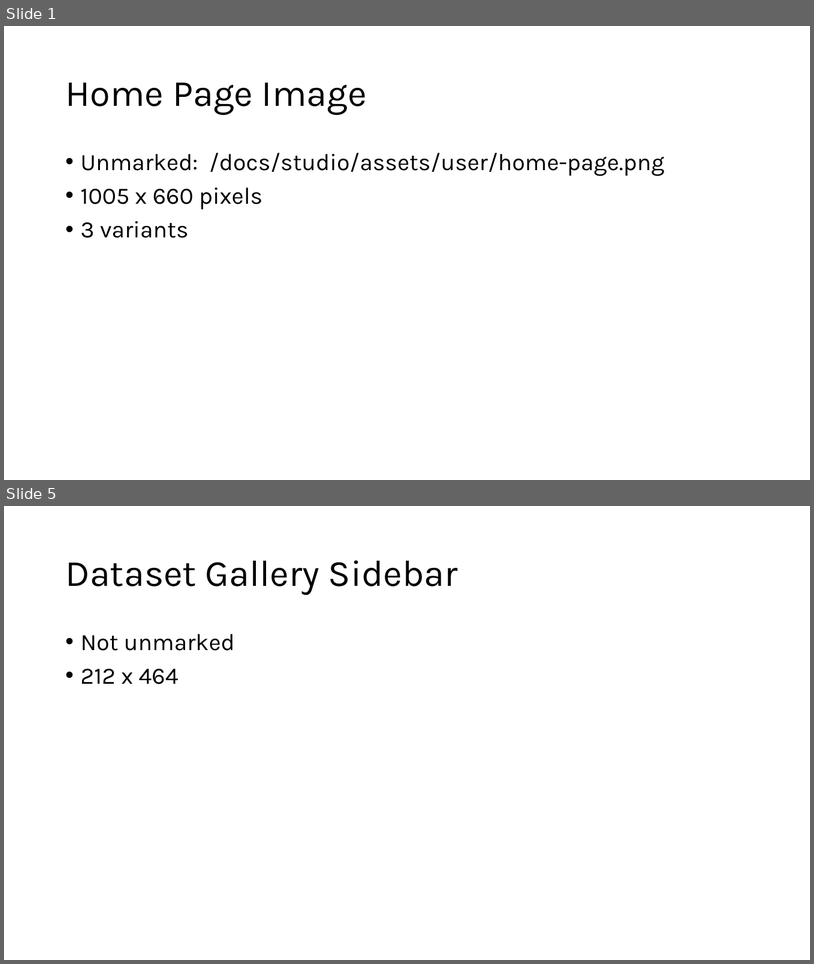
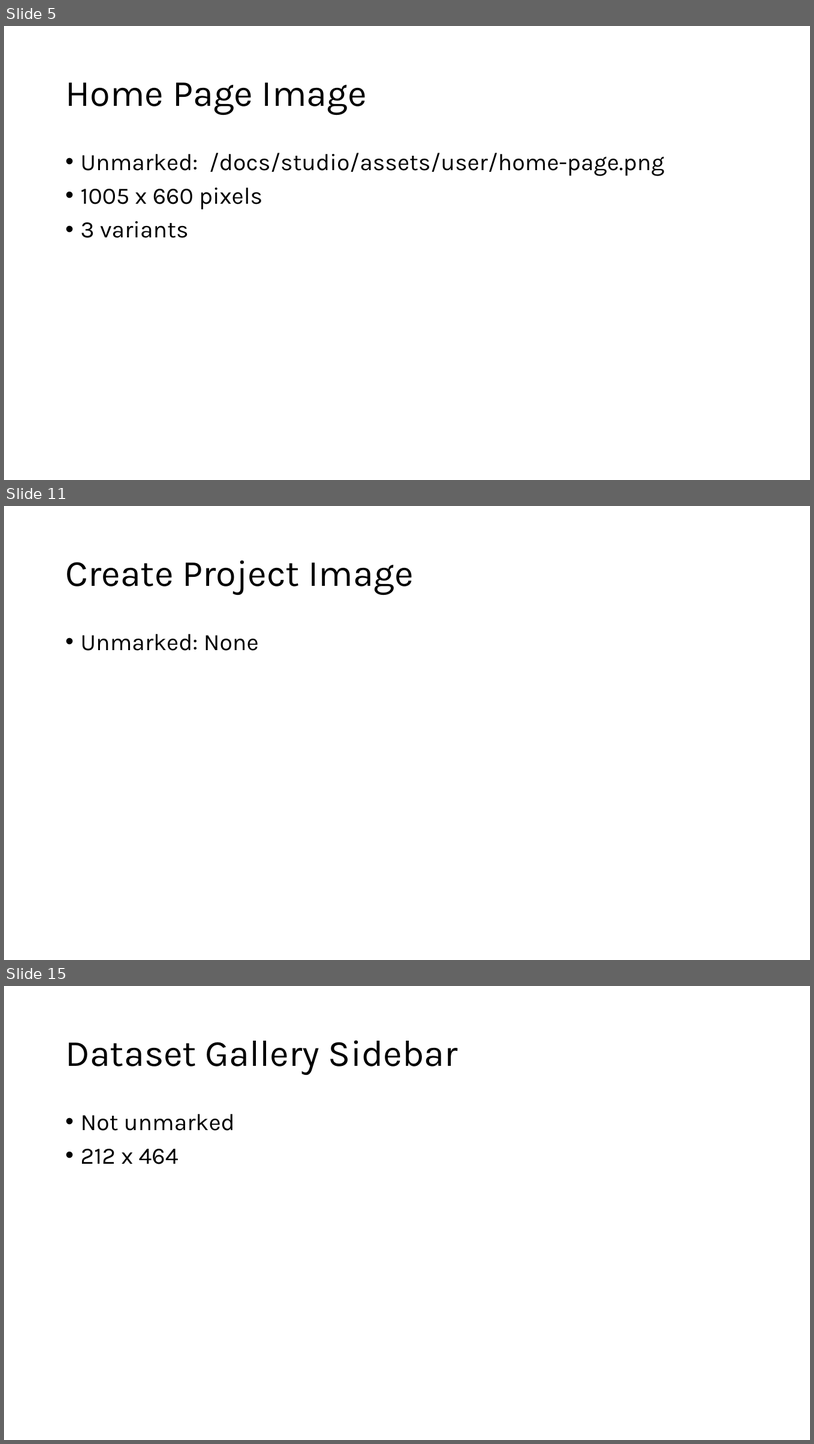
Before and after one commit to EdgeFirstAI/documentation, a slide deck: images_with_layers.pptx. Shown one above the other, each under a label of ours: slides 1 and 5 before the commit, slides 5, 11 and 15 after it; the slides between them are not shown. The pictures are 814x964 and 814x1444 pixels, drawn with LibreOffice and Linux fonts; fonts in the diff are those of the drawing. Boxes give left, top, right and bottom in pixels: in the first picture for what was removed or moved away, otherwise in the second. Text is boxed around its words. In the diff, an @@ line names an element or a change of style, - is before the commit and + after.

Commit message:
[DE-2265]: Added instructions for splitting and verifying the dataset. Made dataset splitting a discrete documentation. Added steps for navigating to the Projects. Updating screenshots for the email verification, login, and main projects page that seemed to be quite different now.

```diff
--- a/images_with_layers.pptx
+++ b/images_with_layers.pptx
@@ slide 11 added at [4,506,810,960], background #FFFFFF @@
@@ title added at [65,560,414,595], 44 pt, text #000000 @@
+Create Project Image
@@ text added at [81,634,259,651], 28 pt, text #000000 @@
+• Unmarked: None
@@ what was slide 1 is now slide 5 @@
@@ what was slide 5 is now slide 15 @@
```
Also in this commit, not shown: 2 slides changed, 10 other slides added, 1 slide removed, 18 other files.
